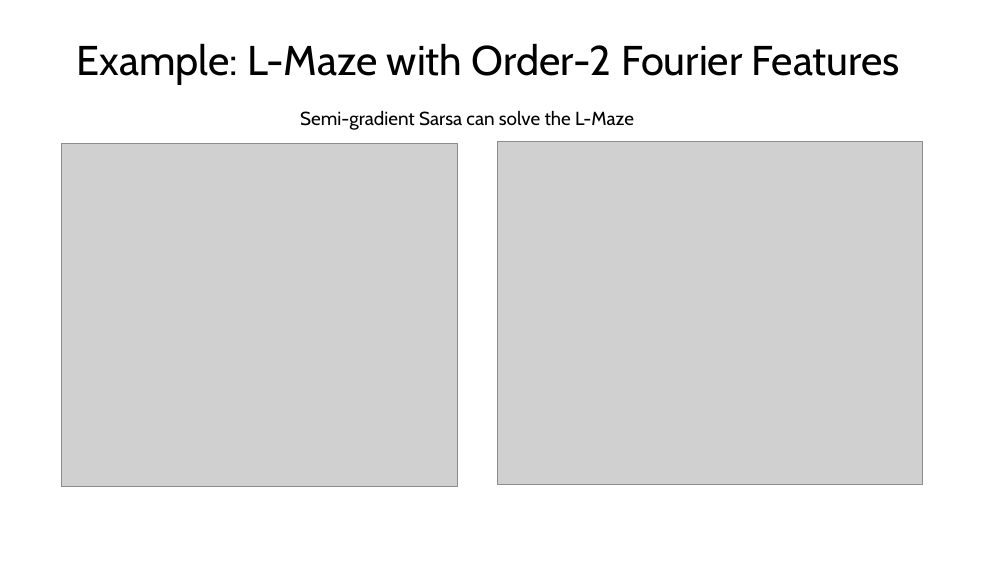
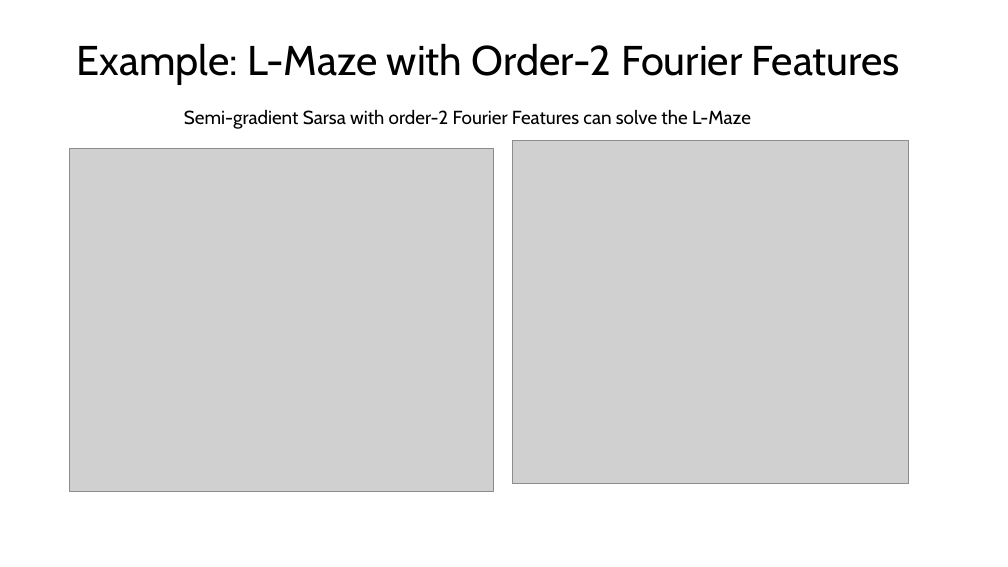
Before and after one commit to mhahsler/Introduction_to_Reinforcement_Learning, a slide deck: slide 24 of slides/Lecture_Chapter09.pptx. Drawn at 1008x567 pixels with LibreOffice and Linux fonts; fonts in the diff are those of the drawing; grey boxes stand for pictures. Boxes give left, top, right and bottom in pixels: in the first picture for what was removed or moved away, otherwise in the second. Text is boxed around its words. In the diff, an @@ line names an element or a change of style, - is before the commit and + after.

```diff
--- a/slides/Lecture_Chapter09.pptx
+++ b/slides/Lecture_Chapter09.pptx
@@ text at [184, 109, 751, 129]: text changed @@
-Semi-gradient Sarsa can solve the L-Maze
+Semi-gradient Sarsa with order-2 Fourier Features can solve the L-Maze
@@ picture: place and size @@
-picture at [498, 142, 923, 485]
+picture at [70, 149, 494, 492]
@@ picture: place and size @@
-picture at [62, 144, 458, 486]
+picture at [513, 141, 909, 483]
```
Also in this commit, not shown: 5 other slides changed, 2 slides added, 2 slides removed, 3 other files.
